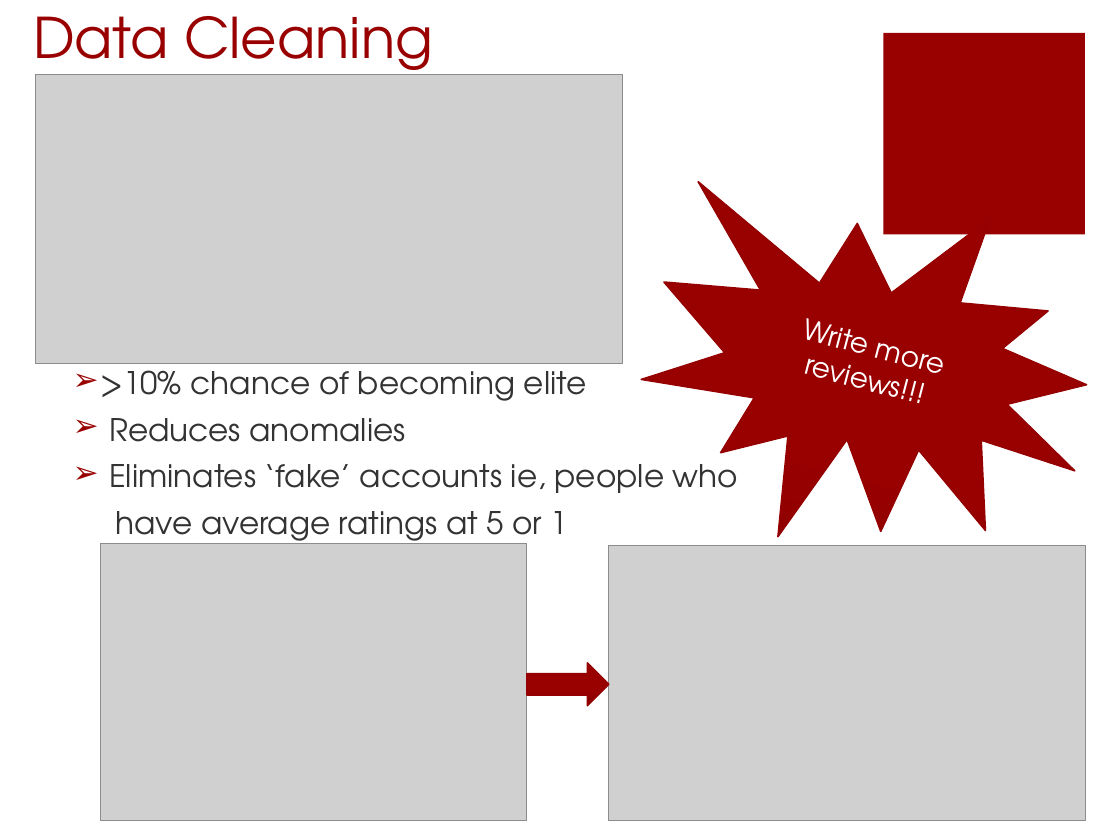
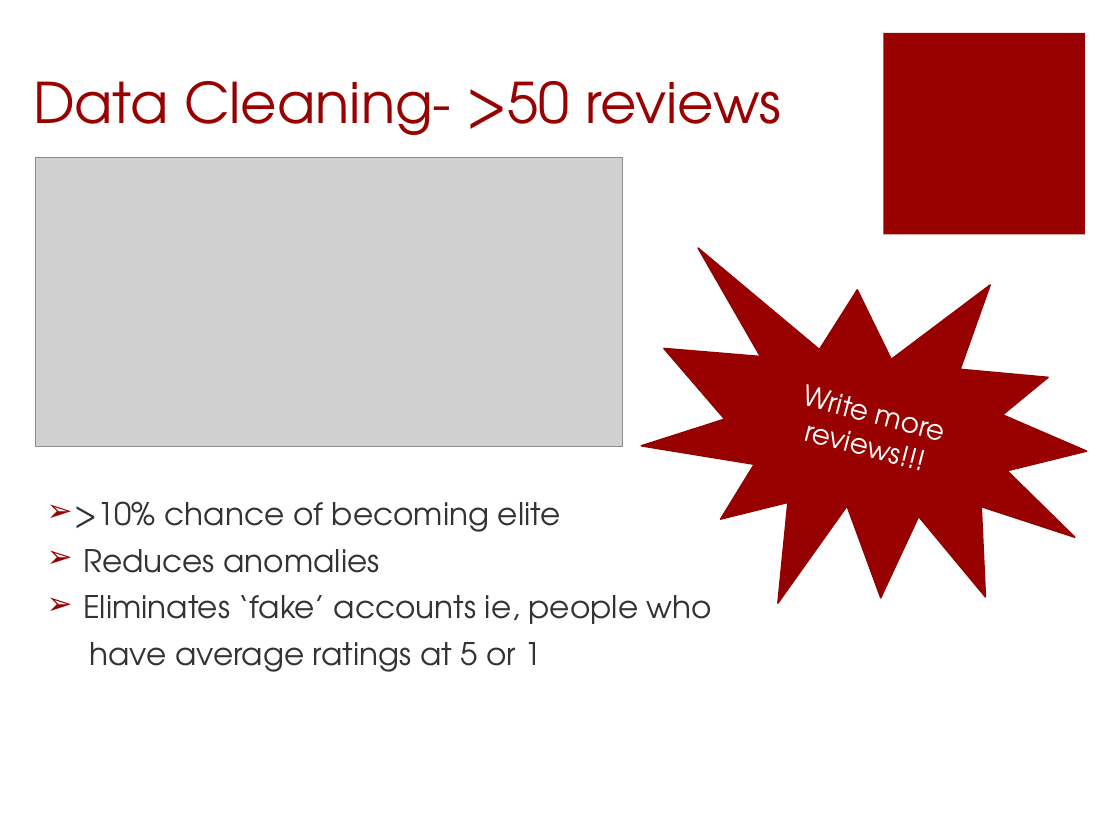
Before and after one commit to chc610/DAT_SF_18, a slide deck: slide 4 of final_project/Yelp_final.pptx (slide 3 before the commit). Drawn at 1120x840 pixels with LibreOffice and Linux fonts; fonts in the diff are those of the drawing; grey boxes stand for pictures. Boxes give left, top, right and bottom in pixels: in the first picture for what was removed or moved away, otherwise in the second. Text is boxed around its words. In the diff, an @@ line names an element or a change of style, - is before the commit and + after.

```diff
--- a/final_project/Yelp_final.pptx
+++ b/final_project/Yelp_final.pptx
@@ title at <box>33,81,781,135</box>: text changed @@
-Data Cleaning
+Data Cleaning- >50 reviews
@@ picture: place and size @@
-picture at <box>36,74,623,363</box>
+picture at <box>36,158,623,447</box>
@@ irregular seal "Write more reviews!!!": place and size @@
-irregular seal "Write more reviews!!!" at <box>609,143,1120,606</box>
+irregular seal "Write more reviews!!!" at <box>609,209,1120,672</box>
@@ text ">10% chance of becoming elite" rewrapped from <box>101,362,738,549</box> to <box>75,501,712,672</box> @@
@@ picture removed at <box>101,543,528,820</box> @@
@@ picture removed at <box>609,545,1086,820</box> @@
@@ right arrow removed at <box>526,663,608,706</box> @@
```
Also in this commit, not shown: 4 other slides changed, 3 slides added, 1 other file.
